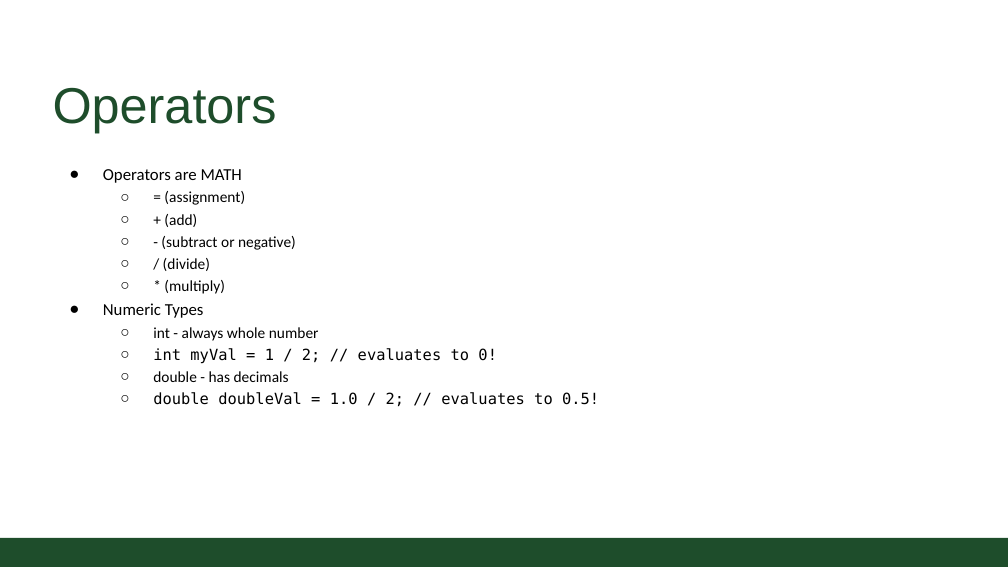
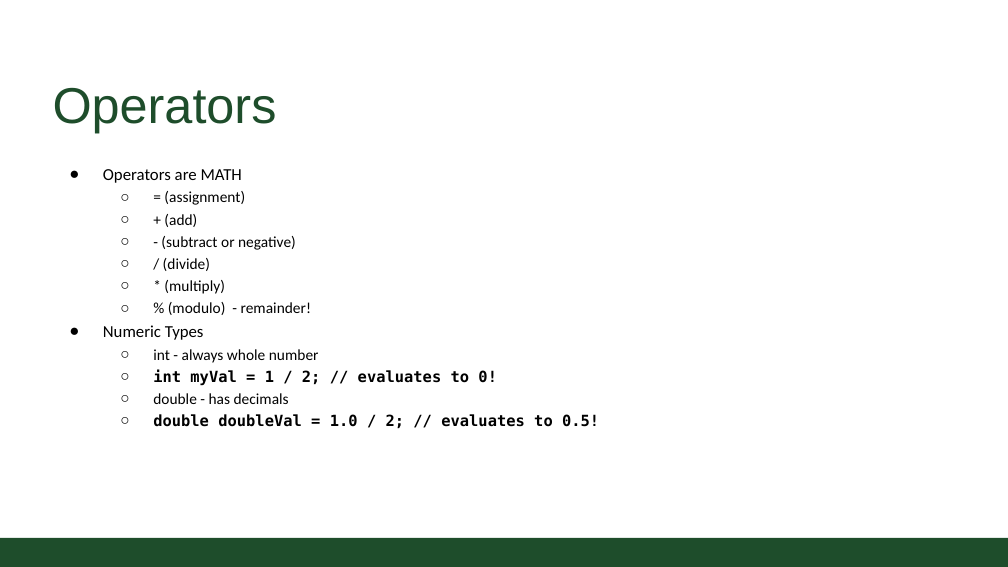
Before and after one commit to CSU-CompSci-CS163-4/Handouts, a slide deck: slide 9 of slides/On-Campus/02_01_Variables.pptx (slide 8 before the commit). Drawn at 1008x567 pixels with LibreOffice and Linux fonts; fonts in the diff are those of the drawing; background and template pictures are left out. Boxes give left, top, right and bottom in pixels: in the first picture for what was removed or moved away, otherwise in the second. Text is boxed around its words. In the diff, an @@ line names an element or a change of style, - is before the commit and + after.

```diff
--- a/slides/On-Campus/02_01_Variables.pptx
+++ b/slides/On-Campus/02_01_Variables.pptx
@@ text at (168, 302, 311, 315): paragraph added @@
+  ○ % (modulo) - remainder!
@@ text at (153, 369, 599, 429): bold on in "int myVal = 1 / 2; // ...", "double doubleVal = 1.0 / 2; // ..." @@
```
Also in this commit, not shown: 5 other slides changed, 6 slides added, 3 other files.
